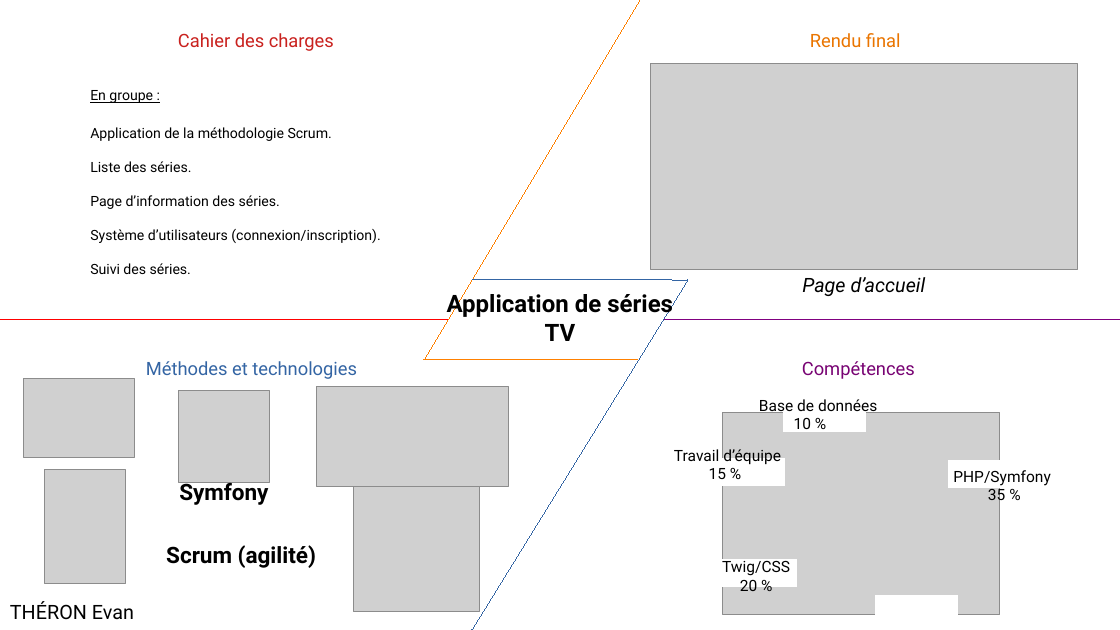
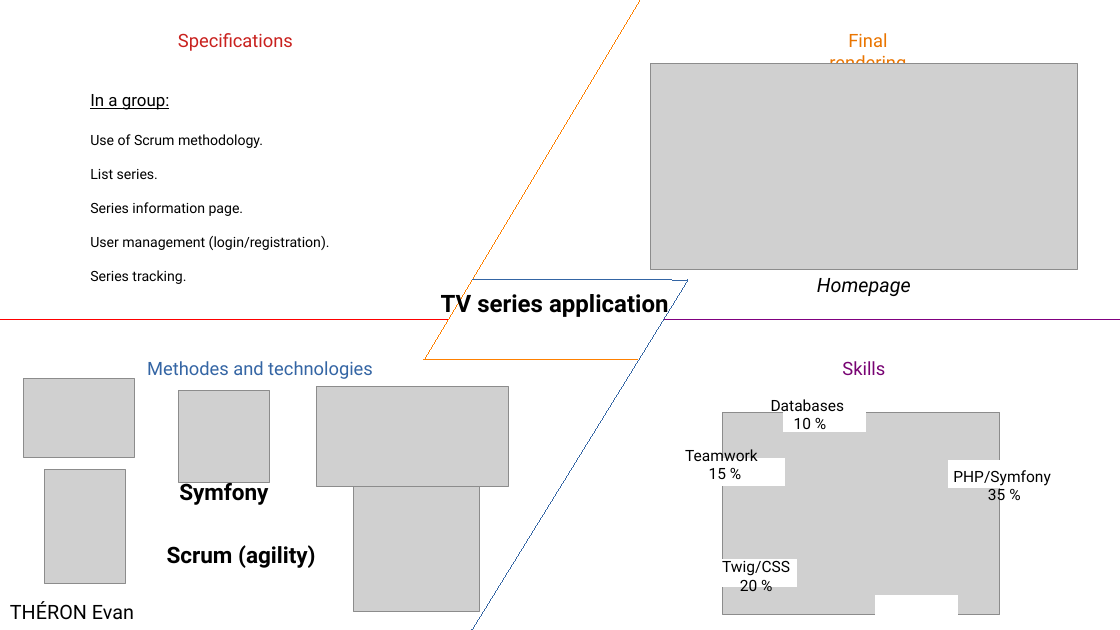
Before and after one commit to evtheron/portfolio, a slide deck: slide 1 of RetEx/Projet_Appli_Series_RetEx.odp. Drawn at 1120x630 pixels with LibreOffice and Linux fonts; fonts in the diff are those of the drawing; grey boxes stand for pictures. Boxes give left, top, right and bottom in pixels: in the first picture for what was removed or moved away, otherwise in the second. Text is boxed around its words. In the diff, an @@ line names an element or a change of style, - is before the commit and + after.

```diff
--- a/RetEx/Projet_Appli_Series_RetEx.odp
+++ b/RetEx/Projet_Appli_Series_RetEx.odp
@@ text at [178, 33, 293, 51]: text changed @@
-Cahier des charges
+Specifications
@@ text at [829, 33, 906, 64]: text changed @@
-Rendu final
+Final rendering
@@ text at [90, 94, 330, 284]: text changed @@
-En groupe :
-Application de la méthodologie Scrum.
-Liste des séries.
-Page d’information des séries.
-Système d’utilisateurs (connexion/inscription).
-Suivi des séries.
+In a group:
+Use of Scrum methodology.
+List series.
+Series information page.
+User management (login/registration).
+Series tracking.
@@ text at [441, 291, 669, 319]: text changed @@
-Application de séries TV
+TV series application
@@ text at [817, 278, 911, 296]: text changed @@
-Page d’accueil
+Homepage
@@ text at [147, 361, 373, 379]: text changed @@
-Méthodes et technologies
+Methodes and technologies
@@ text at [842, 361, 885, 375]: text changed @@
-Compétences
+Skills
@@ text at [771, 399, 845, 415]: text changed @@
-Base de données
+Databases
@@ text at [685, 447, 758, 461]: text changed @@
-Travail d’équipe
+Teamwork
@@ text at [167, 545, 316, 568]: text changed @@
-Scrum (agilité)
+Scrum (agility)
```
Also in this commit, not shown: 20 other files.
